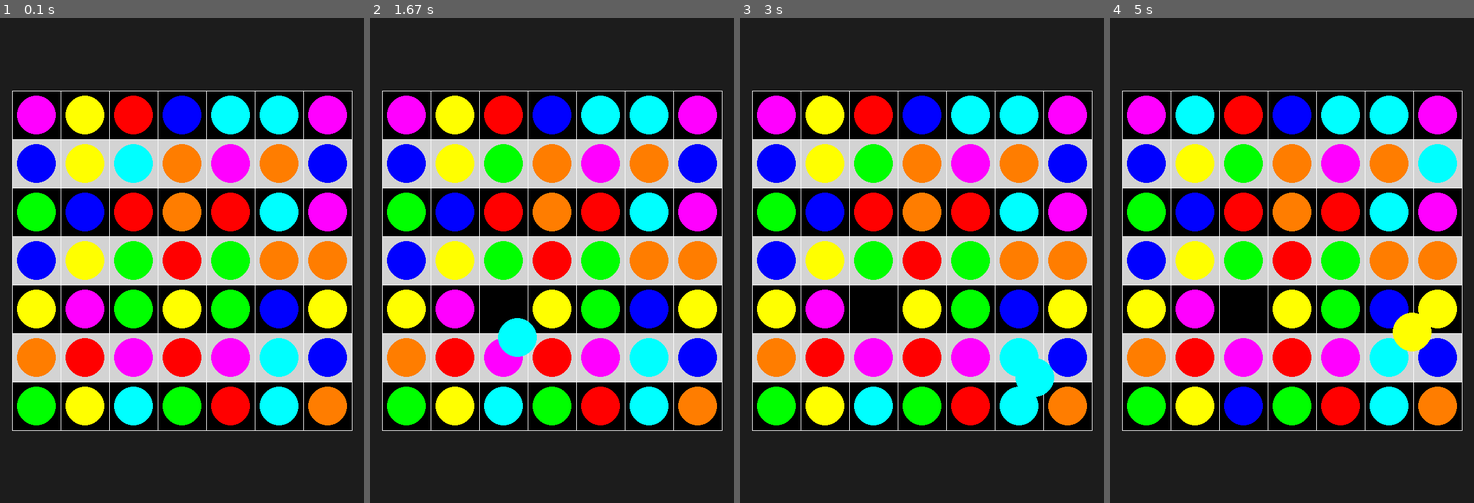
Above: before the commit, frames 1-4 (left to right).
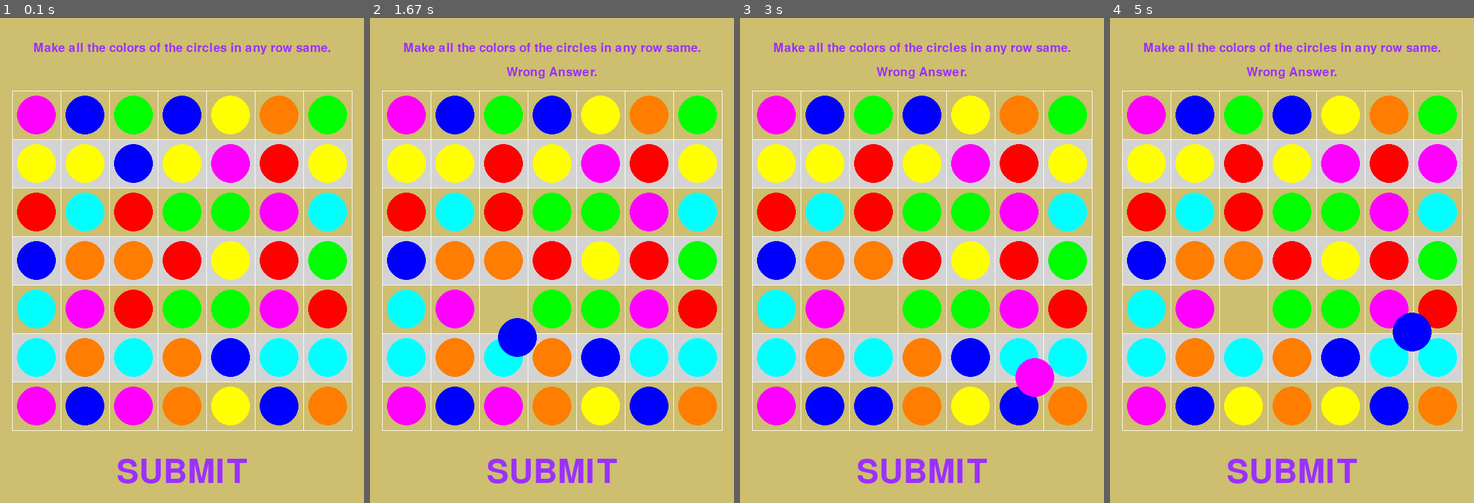
Above: after the commit, the same moments.

Repository: ytqlq/study_pygame
Game: pygame game, started from movesticks.py
Two runs of this game, one before a commit and one after it. Both use one fixed random seed, a clock stepped at 60 frames per second and the inputs below.
Inputs (mouse positions are in pixels of both pictures, inside the frame that each line leads up to):
- Up to frame 1 (0.1 s): no input
- Up to frame 2 (1.67 s): click (552, 473) at 0.38 s, where only the run after the commit has a clickable "SUBMIT"; press the mouse at (406, 212) at 0.7 s; move the mouse to (453, 250) at 0.8 s; release the mouse at (504, 294) at 0.93 s; press the mouse at (599, 115) at 1.03 s; move the mouse to (552, 139) at 1.13 s; release the mouse at (501, 158) at 1.27 s; press the mouse at (504, 115) at 1.37 s; move the mouse to (508, 226) at 1.47 s; release the mouse at (515, 338) at 1.6 s
- Up to frame 3 (3 s): press the mouse at (1020, 115) at 1.7 s; move the mouse to (907, 241) at 1.8 s; release the mouse at (798, 367) at 1.93 s; press the mouse at (874, 212) at 2.03 s; move the mouse to (871, 309) at 2.13 s; release the mouse at (867, 401) at 2.27 s; press the mouse at (922, 212) at 2.37 s; move the mouse to (863, 158) at 2.47 s; release the mouse at (805, 110) at 2.6 s; press the mouse at (823, 163) at 2.7 s; move the mouse to (929, 270) at 2.8 s; release the mouse at (1034, 376) at 2.93 s
- Up to frame 4 (5 s): press the mouse at (1193, 115) at 3.03 s; move the mouse to (1306, 139) at 3.13 s; release the mouse at (1419, 163) at 3.27 s; press the mouse at (1292, 357) at 3.37 s; move the mouse to (1262, 386) at 3.47 s; release the mouse at (1230, 415) at 3.6 s; press the mouse at (1437, 260) at 3.7 s; move the mouse to (1386, 294) at 3.8 s; release the mouse at (1335, 328) at 3.93 s; press the mouse at (1339, 212) at 4.03 s; move the mouse to (1266, 158) at 4.13 s; release the mouse at (1190, 105) at 4.27 s; press the mouse at (1292, 115) at 4.37 s; move the mouse to (1353, 100) at 4.47 s; release the mouse at (1415, 85) at 4.6 s; press the mouse at (1437, 212) at 4.7 s; move the mouse to (1423, 270) at 4.8 s; release the mouse at (1412, 333) at 4.93 s

The runs differ from the first frame. In frame 1, 77% of the frame differs, in the area x 0-100%, y 0-100%; in frame 2, 78%; in frame 3, 78%; in frame 4, 78%.

Commit message:
完成基本功能

Diff:
--- a/movesticks.py
+++ b/movesticks.py
@@ -13,12 +13,15 @@
 import random
 
 sc_size = (600, 800)
-
-bg_color = (28, 28, 28)
+q_font_size = 30
+q_font_color = (155, 48, 255 )
+# bg_color = (28, 28, 28)
+bg_color = (205, 190, 112)  # 背景颜色
 block_w = 80
-colornum = 7
-color_line = "white"
-line_width = 1
+colornum = 7 # 行列值
+color_line = "white" #线色
+# color_line = ( 	176, 226, 255 )
+line_width = 1 #线宽
 color_row_block = (211, 211, 211, 10)  # grey
 color_circle = (
     (255, 0, 0),
@@ -30,6 +33,12 @@
     (255, 0, 255),
 )
 circlescale = 0.8
+problems = ["Make all the colors of the circles in any row same.",
+            "Make all the colors of the circles in any row different."]
+solution = ['judgesame','judgediff']
+
+
+
 
 
 def get_table_surf(
@@ -41,6 +50,7 @@
 ):
     sf_size = (sf_w := block_w * rowcol + line_width, sf_w)
     sf = pygame.Surface(sf_size)
+    sf.fill(bg_color)
 
     for i in range(rowcol):
         if i % 2 != 0:
@@ -97,8 +107,8 @@
     sticks = []
     d_color = dict.fromkeys(color_circle, 0)
     offset = (sf_rect.x - dessurface.get_rect().x, sf_rect.y - dessurface.get_rect().y)
-    for i in range(total):
-        for j in range(total):
+    for j in range(total):
+        for i in range(total):
             pos = (i * block_w + offset[0], j * block_w + offset[1])
             circle_color = random.choice(color_circle)
             while d_color[circle_color] >= 7:
@@ -114,6 +124,50 @@
 def draw_all_sticks(sticks: list, dessurface: pygame.Surface):
     for item in sticks:
         item.drawcircle(dessurface)
+
+def showtext(text:str, q_font_size = q_font_size):
+    q_font = pygame.font.Font(None,q_font_size)
+    q_font_surf = q_font.render(text,1,q_font_color)
+    return q_font_surf
+
+
+
+
+
+
+def judgesame(sticks:list,num = colornum):
+    i = 0
+    ref = None
+    for item in sticks:
+        if i % num == 0:
+            ref = item.color
+            i += 1
+            continue
+        print(ref,item.color)
+        if item.color != ref:
+            # print("same wrong.")
+
+            return False
+        i += 1
+    # print('All same.')
+    return True
+
+
+
+
+def judgediff(sticks:list,num = colornum):
+    i = 0
+    existcolor = []
+    for item in sticks:
+        if i % num == 0:
+            existcolor.clear()
+        if item.color in existcolor:
+            return False
+        existcolor.append(item.color)
+        i += 1
+    return True
+
+
 
 
 def main():
@@ -128,19 +182,53 @@
     sticks = get_sticks(sf_rect, screen)
     running = True
     mouse_color = None
+    qa_dict = dict()
+    for k, v in zip(problems,solution):
+        qa_dict[k] = v
+    # print(qa_dict)
+
+    q_text = random.choice(problems)
+    q_font_surf = showtext(q_text)
+
+
+    q_font_rect = q_font_surf.get_rect(centerx = screen.get_rect().centerx,y = 40)
+    submit_font_surf = showtext("SUBMIT",80)
+    sub_font_rect = submit_font_surf.get_rect(centerx = screen.get_rect().centerx, centery = sc_size[1] - 50)
+    wrong_font_surf = showtext("Wrong Answer.")
+    right_font_surf = showtext('Bravo!')
+    wfs_rect = wrong_font_surf.get_rect(centerx = screen.get_rect().centerx,y = 80)
+    rfs_rect = right_font_surf.get_rect(centerx = screen.get_rect().centerx,y = 80)
+    sub = False
     while running:
         for e in pygame.event.get():
             if e.type == pygame.QUIT:
                 running = False
             if e.type == pygame.MOUSEBUTTONUP:
                 pos = pygame.mouse.get_pos()
+                if sub_font_rect.collidepoint(pos):
+
+                    func = globals()[qa_dict[q_text]]
+                    worr = func(sticks)
+                    sub = True
+
+
+                    # break
+
                 for s in sticks:
                     if s.circle_rect.collidepoint(pos):
                         mouse_color = s.upate(mouse_color, screen, screencp)
                         break
         screen.fill(bg_color)
+        screen.blit(q_font_surf,q_font_rect)
+        screen.blit(submit_font_surf,sub_font_rect)
         drawtable(sf, screen)
         draw_all_sticks(sticks, screen)
+        if sub:
+            if worr:
+                screen.blit(right_font_surf,rfs_rect)
+            else:
+                screen.blit(wrong_font_surf,wfs_rect)
+
         mouse_pos = pygame.mouse.get_pos()
         if mouse_color is not None:
             pygame.draw.circle(screen, mouse_color, mouse_pos, sticks[0].radius)
